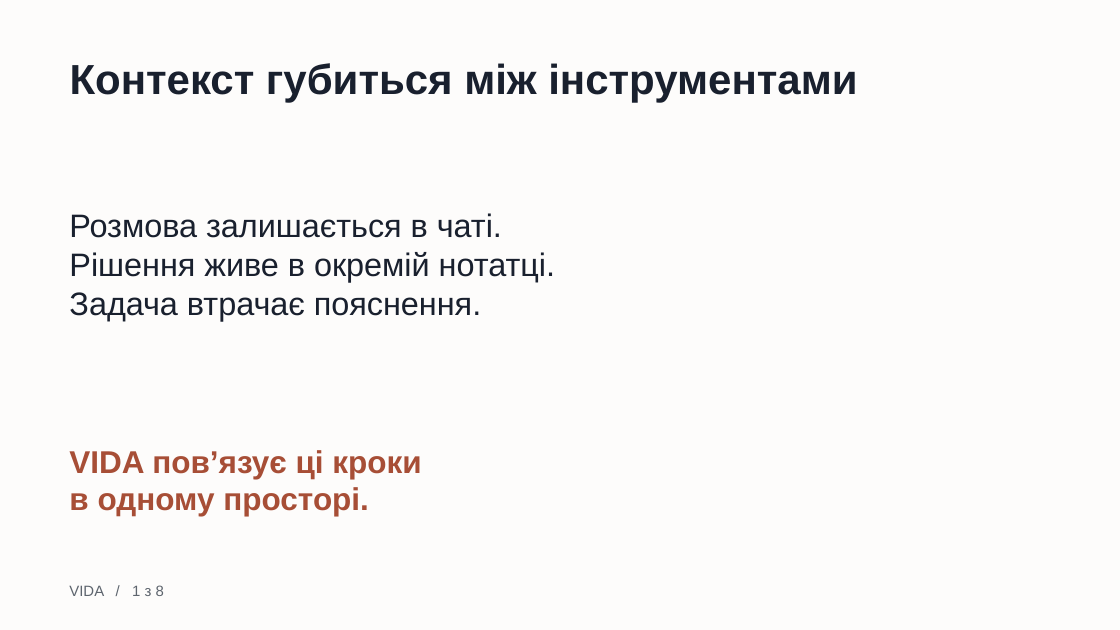
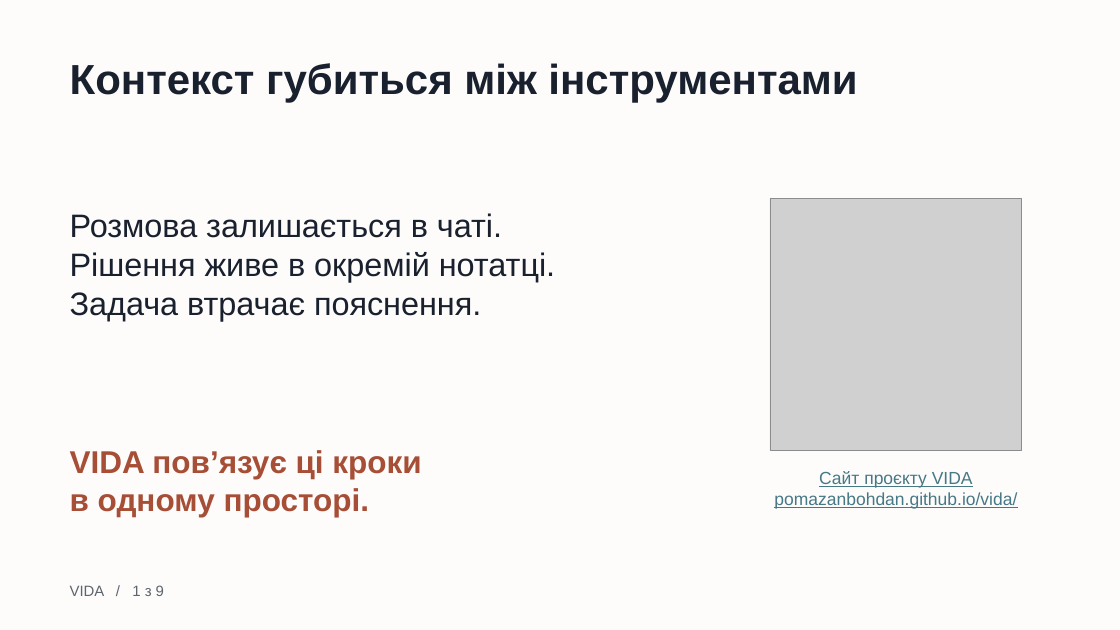
Before and after one commit to pomazanbohdan/vida, a slide deck: slide 1 of presentation-output/VIDA-developers-5min.pptx. Drawn at 1120x630 pixels with LibreOffice and Linux fonts; fonts in the diff are those of the drawing; grey boxes stand for pictures. Boxes give left, top, right and bottom in pixels: in the first picture for what was removed or moved away, otherwise in the second. Text is boxed around its words. In the diff, an @@ line names an element or a change of style, - is before the commit and + after.

Commit message:
docs: update VIDA presentation with mockups and QR links

```diff
--- a/presentation-output/VIDA-developers-5min.pptx
+++ b/presentation-output/VIDA-developers-5min.pptx
@@ picture added at [770,198,1023,450] @@
@@ text added at [774,471,1017,509], 15 pt, text #467886, underline @@
+Сайт проєкту VIDA
+pomazanbohdan.github.io/vida/
@@ text at [70,585,164,596]: text changed @@
-VIDA / 1 з 8
+VIDA / 1 з 9
```
Also in this commit, not shown: 7 other slides changed, 1 slide added.
